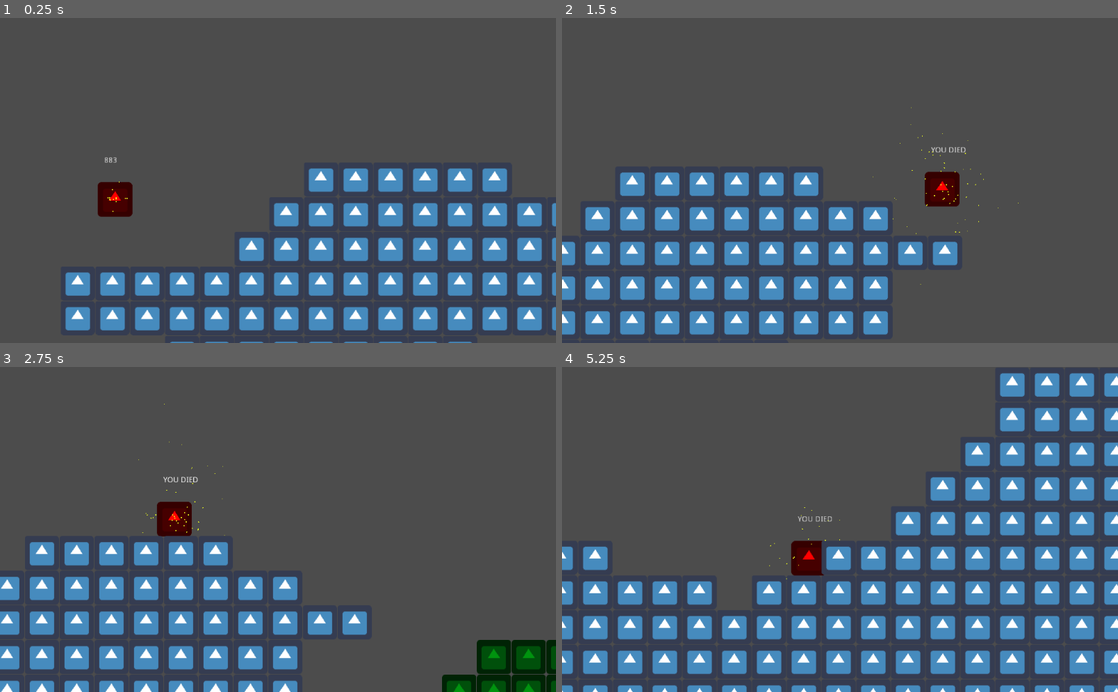
Above: before the commit, frames 1-4 (two rows, left to right).
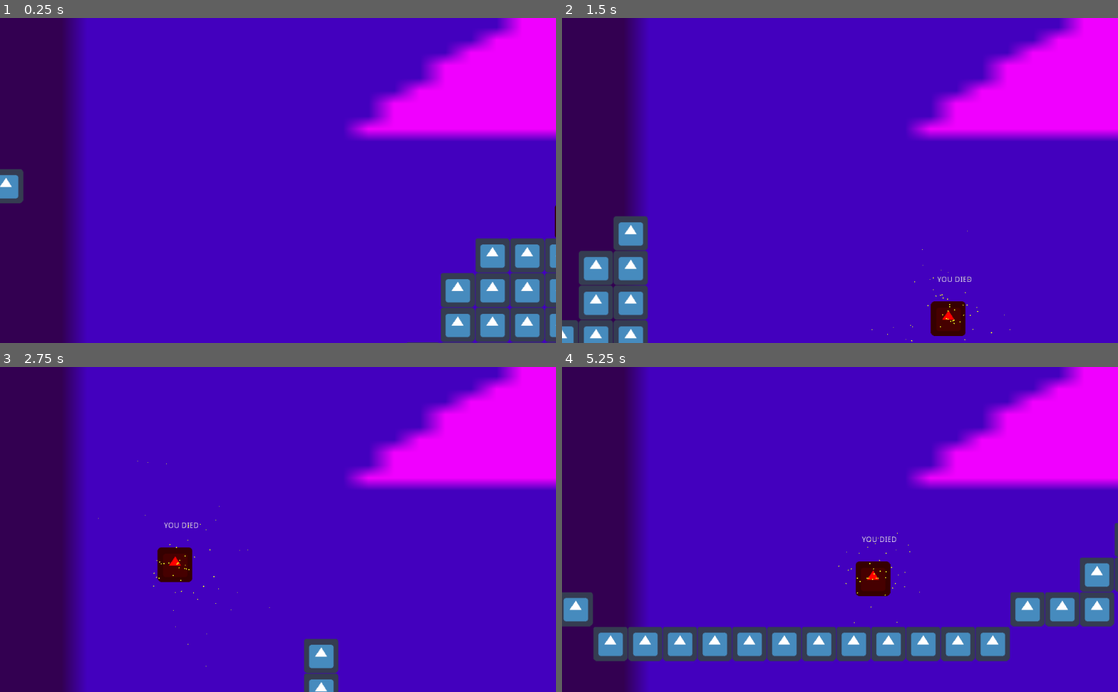
Above: after the commit, the same moments.

Repository: Daxidz/suborbital-jam
Game: Godot game, scene res://src/Levels/Level1.tscn
The game is run twice, just before and just after one commit, with the same random seed, the same clock (stepped at 60 frames per second) and the same inputs. The engine's default icon, where the game draws it, is replaced by a stand-in: a white triangle on a blue panel in a dark square.
Inputs:
- Up to frame 1 (0.25 s): no input
- Up to frame 2 (1.5 s): hold Space (jump) 0.53-1.28 s; hold Right (move_right) from 0.53 s (still down); tap X (pollenize) at 1.35 s
- Up to frame 3 (2.75 s): tap Space (jump) at 1.52, 1.55, 1.82 s; release Right (move_right) at 2.03 s; hold Left (move_left) from 2.03 s (still down); hold Space (jump) from 2.03 s (still down)
- Up to frame 4 (5.25 s): release Left (move_left) at 2.78 s; release Space (jump) at 2.78 s; hold Right (move_right) 2.78-4.28 s; tap X (pollenize) at 2.85, 4.35 s; tap Space (jump) at 3.02, 3.05, 3.32, 4.52, 4.55, 4.82 s; hold Space (jump) 3.53-4.28 s; hold Left (move_left) 4.28-5.03 s; hold Right (move_right) from 5.03 s (still down); hold Space (jump) from 5.03 s (still down)

The runs differ from the first frame. In frame 1, 97% of the frame differs, in the area x 0-100%, y 0-100%; in frame 2, 98%; in frame 3, 100%; in frame 4, 97%.

Commit message:
Inivsi tile now appearing slowly, coyote time added

Diff:
--- a/src/Actors/Player.gd
+++ b/src/Actors/Player.gd
@@ -2,12 +2,19 @@
 
 
 export var stomp_impulse: = 600.0
-
 export var _fanage_restant: float = 10000
+export var coyote_time_time = 0.5;
 
 var _pollenizing: bool = false
 
+var coyote_time: Timer
+var is_jumping: bool = false
+
 func _ready():
+	coyote_time = Timer.new()
+	coyote_time.one_shot = true
+	coyote_time.wait_time = coyote_time_time
+	add_child(coyote_time)
 	$PollenCircle.connect("polenize_done", self, "_onPollenizeDone")
 
 func _input(event):
@@ -30,18 +37,31 @@
 	var direction: = get_direction()
 	_velocity = calculate_move_velocity(_velocity, direction, speed, is_jump_interrupted)
 	var snap: Vector2 = Vector2.DOWN * 60.0 if direction.y == 0.0 else Vector2.ZERO
+
+	if is_on_floor():
+		coyote_time.stop()
+		is_jumping = false
+		if Input.is_action_just_pressed("jump"):
+			is_jumping = true
+
+	var was_on_floor = is_on_floor()
+
 	_velocity = move_and_slide_with_snap(
 		_velocity, snap, FLOOR_NORMAL, true
 	)
 
-#	if !_pollenizing:
+	if not is_on_floor()  and was_on_floor and not is_jumping:
+		print("COYOTEEEE")
+		coyote_time.start()
+		_velocity.y = 0
+
 	set_fanage(_fanage_restant - delta * _velocity.length())
 
 
 func get_direction() -> Vector2:
 	return Vector2(
 		Input.get_action_strength("move_right") - Input.get_action_strength("move_left"),
-		-Input.get_action_strength("jump") if is_on_floor() and Input.is_action_just_pressed("jump") else 0.0
+		-Input.get_action_strength("jump") if (is_on_floor() or not coyote_time.is_stopped()) and Input.is_action_just_pressed("jump") else 0.0
 	)
 
 func _process(delta):
@@ -54,7 +74,9 @@
 		is_jump_interrupted: bool
 	) -> Vector2:
 	var velocity: = linear_velocity
+
 	velocity.x = speed.x * direction.x
+
 	if direction.y != 0.0:
 		velocity.y = speed.y * direction.y
 	if is_jump_interrupted:
@@ -77,12 +99,10 @@
 	if _fanage_restant < 0.0:
 		_fanage_restant = 0.0
 
-
 	if _fanage_restant <= 0:
 		$Label.text = "YOU DIED"
 	else:
 		$Label.text = str(int(_fanage_restant))
-
 	pass
 
 export var pollen_cost: int = 100
--- a/src/Actors/PollenCircle.gd
+++ b/src/Actors/PollenCircle.gd
@@ -21,4 +21,4 @@
 
 func _on_WallDetectArea_body_entered(body):
 	print(body)
-	body.visible = true
+	body.discover()
--- a/src/Levels/InvisWalls.gd
+++ b/src/Levels/InvisWalls.gd
@@ -11,7 +11,7 @@
 	for tm in get_children():
 		tm.collision_layer = 9
 		tm.collision_mask = 9
-		tm.visible = false
+		tm.modulate.a = 0.0
 	pass # Replace with function body.
 
 
--- a/src/Levels/Level1.gd
+++ b/src/Levels/Level1.gd
@@ -8,7 +8,7 @@
 
 # Called when the node enters the scene tree for the first time.
 func _ready():
-	pass # Replace with function body.
+	$Player.position = $Position2D.position
 
 func _input(event):
 	if event.is_action_pressed("ui_cancel"):
--- a/src/Levels/Level1.tscn
+++ b/src/Levels/Level1.tscn
@@ -1,10 +1,13 @@
-[gd_scene load_steps=6 format=2]
+[gd_scene load_steps=8 format=2]
 
 [ext_resource path="res://src/Actors/Player.tscn" type="PackedScene" id=1]
 [ext_resource path="res://src/Levels/tileset.tres" type="TileSet" id=2]
 [ext_resource path="res://src/Levels/Level1.gd" type="Script" id=3]
 [ext_resource path="res://src/Levels/InvisWalls.gd" type="Script" id=4]
 [ext_resource path="res://src/Levels/TileMapLogo.tscn" type="PackedScene" id=5]
+[ext_resource path="res://icon.png" type="Texture" id=7]
+
+[sub_resource type="TileSet" id=1]
 
 [node name="Level1" type="Node2D"]
 script = ExtResource( 3 )
@@ -23,14 +26,26 @@
 modulate = Color( 0, 0.945098, 0.101961, 1 )
 script = ExtResource( 4 )
 
-[node name="TileMap" parent="InvisWalls" instance=ExtResource( 5 )]
+[node name="TileMapInvis" parent="InvisWalls" instance=ExtResource( 5 )]
+tile_data = PoolIntArray( -196592, 0, 0, -196591, 0, 0, -131056, 0, 0, -131055, 0, 0, -131054, 0, 0, -65521, 0, 0, -65520, 0, 0, -65519, 0, 0, -65518, 0, 0, -65513, 0, 0, -65512, 0, 0, -65511, 0, 0, -65510, 0, 0, -65509, 0, 0, -65508, 0, 0, -65507, 0, 0, 29, 0, 0, 30, 0, 0, 31, 0, 0, 65558, 0, 0, 65559, 0, 0, 65560, 0, 0, 65561, 0, 0, 65562, 0, 0, 65563, 0, 0, 65564, 0, 0, 65565, 0, 0, 65566, 0, 0, 65567, 0, 0 )
 
-[node name="TileMap2" type="TileMap" parent="InvisWalls"]
-tile_set = ExtResource( 2 )
-collision_layer = 0
-collision_mask = 0
+[node name="TileMapInvis2" parent="InvisWalls" instance=ExtResource( 5 )]
+tile_data = PoolIntArray( -393209, 0, 0, -393208, 0, 0, -393207, 0, 0, -393206, 0, 0, -393205, 0, 0, -393204, 0, 0, -393203, 0, 0, -327673, 0, 0, -327672, 0, 0, -327671, 0, 0, -327670, 0, 0, -327669, 0, 0, -327668, 0, 0 )
+
+[node name="Enemies" type="Node2D" parent="."]
+
+[node name="EnemiesTS" type="TileMap" parent="Enemies"]
+tile_set = SubResource( 1 )
 format = 1
-tile_data = PoolIntArray( 65571, 536870912, 0, 65572, 536870912, 0, 65573, 536870912, 0, 65574, 536870912, 0, 131105, 536870912, 0, 131106, 536870912, 0, 131107, 536870912, 0, 131108, 536870912, 0, 131109, 536870912, 0, 131110, 536870912, 0, 131111, 536870912, 0, 131112, 536870912, 0 )
 
 [node name="Position2D" type="Position2D" parent="."]
-position = Vector2( 584.824, -177.99 )
+position = Vector2( 2098.03, 158.593 )
+
+[node name="ParallaxBackground" type="ParallaxBackground" parent="."]
+scroll_ignore_camera_zoom = true
+
+[node name="Sprite" type="Sprite" parent="ParallaxBackground"]
+modulate = Color( 0.945098, 0, 1, 1 )
+position = Vector2( 1173.8, 169.706 )
+scale = Vector2( 47.1387, 23.4506 )
+texture = ExtResource( 7 )
--- /dev/null
+++ b/src/Levels/TileMapInvis.gd
@@ -0,0 +1,16 @@
+extends TileMap
+
+
+var _discovered: bool = false
+
+# Called when the node enters the scene tree for the first time.
+func _ready():
+	pass # Replace with function body.
+
+
+func discover():
+	if _discovered:
+		return
+	$Tween.interpolate_property(self, "modulate", Color(1.0, 1.0, 1.0, 0.0), Color(1.0, 1.0, 1.0, 1.0), 2, Tween.TRANS_SINE)
+	$Tween.start()
+	_discovered = true
--- a/src/Levels/TileMapLogo.tscn
+++ b/src/Levels/TileMapLogo.tscn
@@ -1,11 +1,14 @@
-[gd_scene load_steps=2 format=2]
+[gd_scene load_steps=3 format=2]
 
 [ext_resource path="res://src/Levels/tileset.tres" type="TileSet" id=1]
+[ext_resource path="res://src/Levels/TileMapInvis.gd" type="Script" id=2]
 
-[node name="TileMap" type="TileMap"]
+[node name="TileMapInvis" type="TileMap"]
 modulate = Color( 0.607843, 0.611765, 0.607843, 1 )
 tile_set = ExtResource( 1 )
 collision_layer = 0
 collision_mask = 0
 format = 1
-tile_data = PoolIntArray( 196628, 536870912, 0, 196629, 536870912, 0, 196630, 536870912, 0, 196631, 536870912, 0, 196632, 536870912, 0, 262163, 536870912, 0, 262164, 536870912, 0, 262165, 536870912, 0, 262166, 536870912, 0, 262167, 536870912, 0 )
+script = ExtResource( 2 )
+
+[node name="Tween" type="Tween" parent="."]
